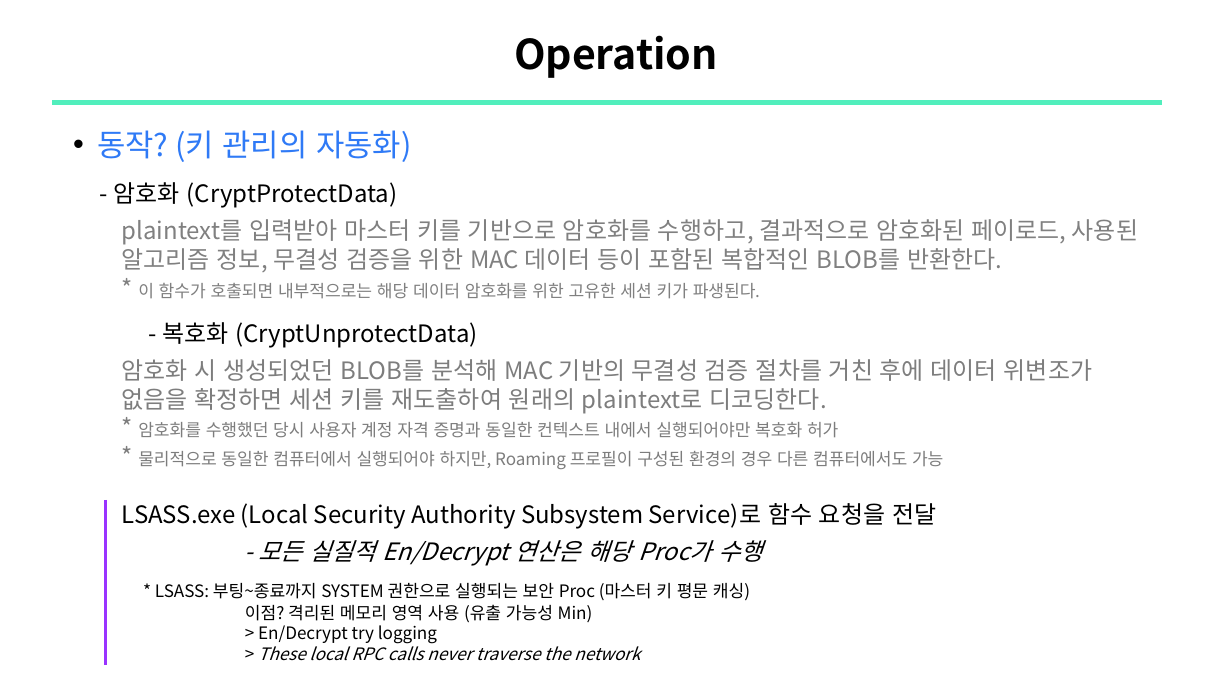
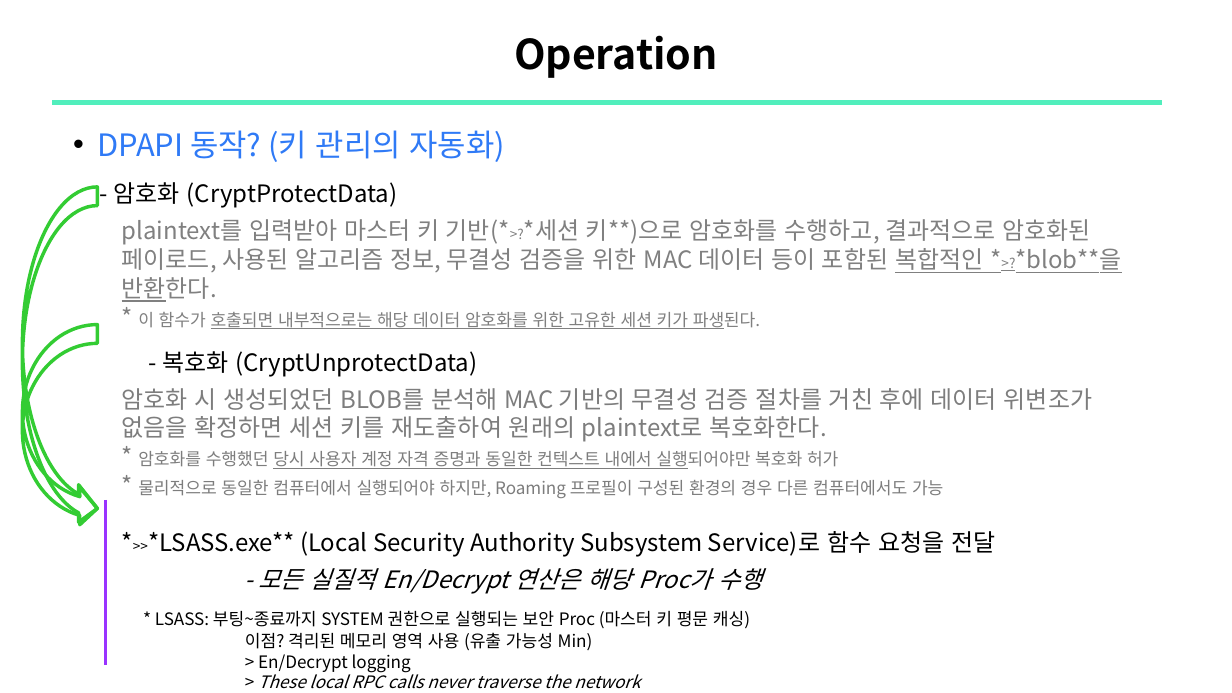
Before and after one commit to sewonpark292/SSL-Seminar, a slide deck: slide 6 of 14_DPAPI.pptx. Drawn at 1232x693 pixels with LibreOffice and Linux fonts; fonts in the diff are those of the drawing. Boxes give left, top, right and bottom in pixels: in the first picture for what was removed or moved away, otherwise in the second. Text is boxed around its words. In the diff, an @@ line names an element or a change of style, - is before the commit and + after.

Commit message:
upload: DPAPI

```diff
--- a/14_DPAPI.pptx
+++ b/14_DPAPI.pptx
@@ text at (97, 130, 504, 162): text changed @@
-    • 동작? (키 관리의 자동화)
+    • DPAPI 동작? (키 관리의 자동화)
@@ curved right arrow added at (22, 187, 97, 527), outline #33CC33 2 pt @@
@@ text at (122, 219, 1122, 329): text changed @@
-    plaintext를 입력받아 마스터 키를 기반으로 암호화를 수행하고, 결과적으로 암호화된 페이로드, 사용된 알고리즘 정보, 무결성 검증을 위한 MAC 데이터 등이 포함된 복합적인 BLOB를 반환한다.
-    * 이 함수가 호출되면 내부적으로는 해당 데이터 암호화를 위한 고유한 세션 키가 파생된다.
+    plaintext를 입력받아 마스터 키 기반(*>?*세션 키**)으로 암호화를 수행하고, 결과적으로 암호화된 페이로드, 사용된 알고리즘 정보, 무결성 검증을 위한 MAC 데이터 등이 포함된 복합적인 *>?*blob**을 반환한다.
+    * 이 함수가 호출되면 내부적으로는 해당 데이터 암호화를 위한 고유한 세션 키가 파생된다.
@@ curved right arrow added at (22, 325, 97, 527), outline #33CC33 2 pt @@
@@ text at (122, 388, 1092, 469): text changed @@
-    암호화 시 생성되었던 BLOB를 분석해 MAC 기반의 무결성 검증 절차를 거친 후에 데이터 위변조가 없음을 확정하면 세션 키를 재도출하여 원래의 plaintext로 디코딩한다.
-    * 암호화를 수행했던 당시 사용자 계정 자격 증명과 동일한 컨텍스트 내에서 실행되어야만 복호화 허가
+    암호화 시 생성되었던 BLOB를 분석해 MAC 기반의 무결성 검증 절차를 거친 후에 데이터 위변조가 없음을 확정하면 세션 키를 재도출하여 원래의 plaintext로 복호화한다.
+    * 암호화를 수행했던 당시 사용자 계정 자격 증명과 동일한 컨텍스트 내에서 실행되어야만 복호화 허가
@@ text at (148, 531, 995, 557): text changed @@
-    LSASS.exe (Local Security Authority Subsystem Service)로 함수 요청을 전달
+    *>>*LSASS.exe** (Local Security Authority Subsystem Service)로 함수 요청을 전달
@@ text at (258, 654, 640, 689): text changed @@
-    > En/Decrypt try logging
-    > These local RPC calls never traverse the network
+    > En/Decrypt logging
+    > These local RPC calls never traverse the network
```
Also in this commit, not shown: 8 other slides changed, 8 slides added, 9 slides removed.
